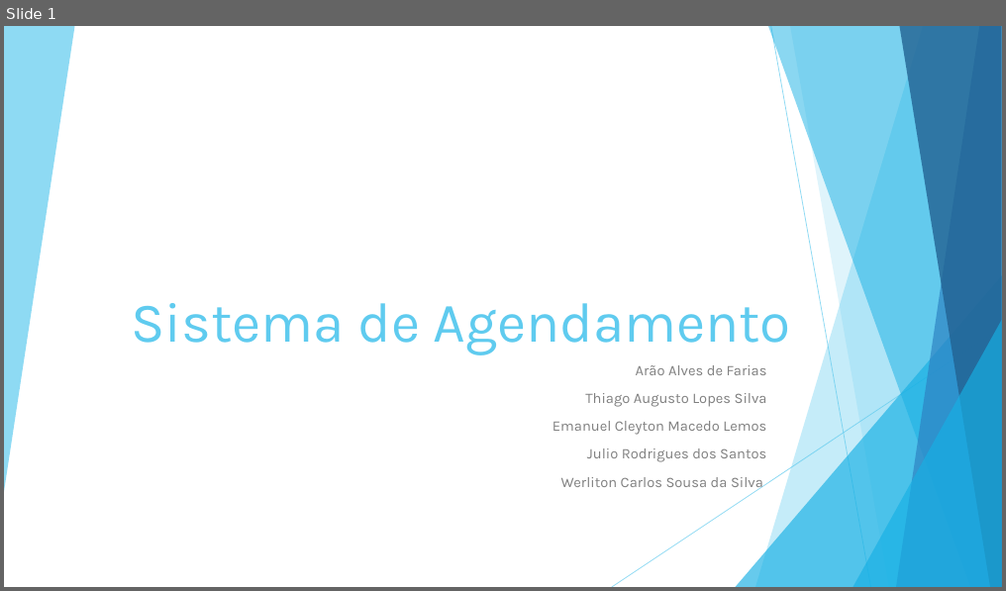
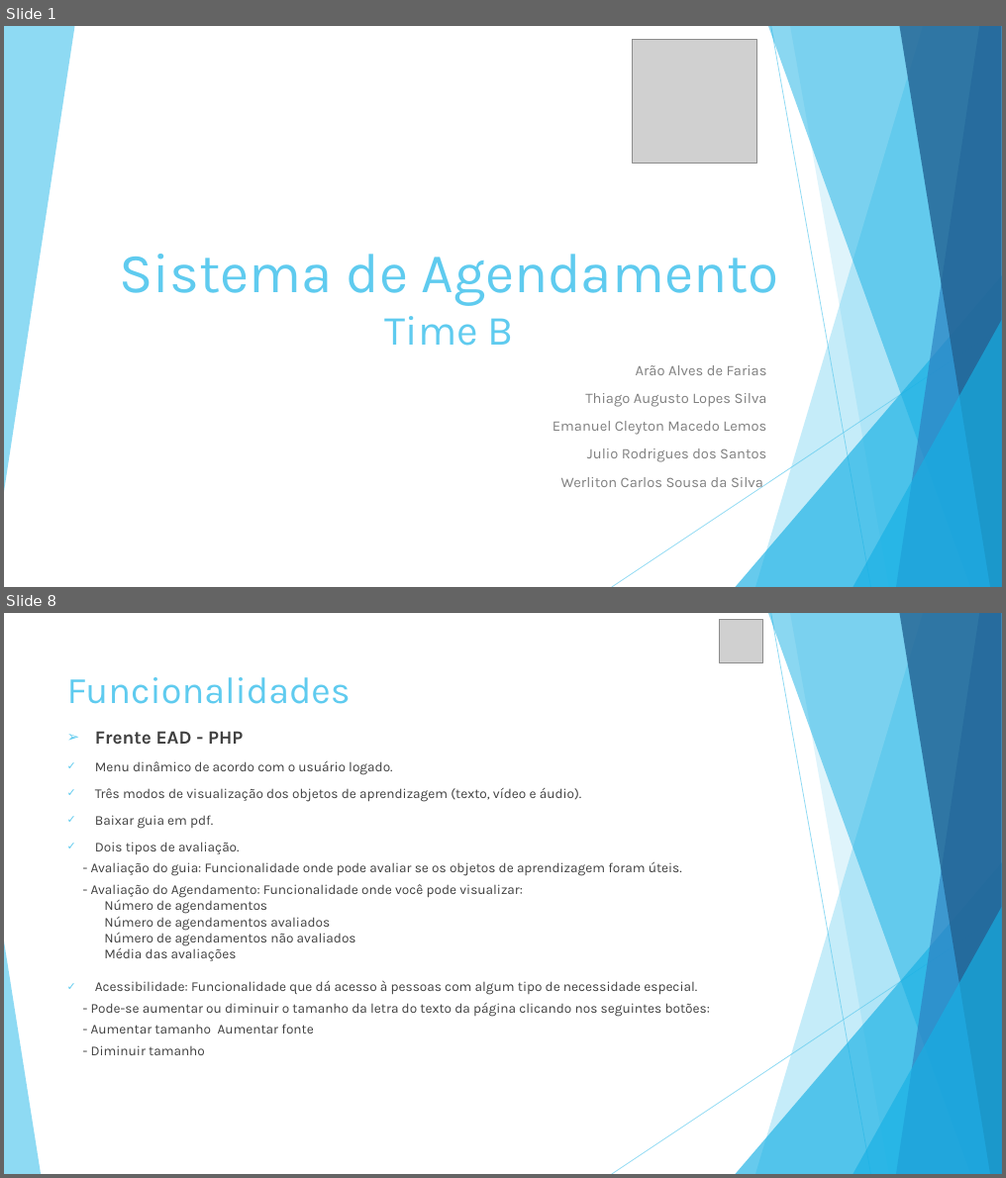
Before and after one commit to julioxrs/PROVA-TIME-B, a slide deck: Documentação/Apresentação/Sistema de Agendamento.pptx. Shown one above the other, each under a label of ours: slide 1 before the commit, slides 1 and 8 after it; the slides between them are not shown. The pictures are 1006x591 and 1006x1178 pixels, drawn with LibreOffice and Linux fonts; fonts in the diff are those of the drawing; grey boxes stand for pictures. Boxes give left, top, right and bottom in pixels: in the first picture for what was removed or moved away, otherwise in the second. Text is boxed around its words. In the diff, an @@ line names an element or a change of style, - is before the commit and + after.

```diff
--- a/Documentação/Apresentação/Sistema de Agendamento.pptx
+++ b/Documentação/Apresentação/Sistema de Agendamento.pptx
@@ slide 8 added at bbox=[4, 613, 1002, 1174], background #FFFFFF; not listed: 9 template elements that a slide beside it also shows @@
@@ picture added at bbox=[720, 620, 763, 663] @@
@@ title added at bbox=[67, 677, 350, 704], 36 pt, text #5FCBEF @@
+Funcionalidades
@@ text added at bbox=[91, 731, 710, 1056], 13 pt, text #404040 @@
+➢ Frente EAD - PHP
+✓ Menu dinâmico de acordo com o usuário logado.
+✓ Três modos de visualização dos objetos de aprendizagem (texto, vídeo e áudio).
+✓ Baixar guia em pdf.
+✓ Dois tipos de avaliação.
+- Avaliação do guia: Funcionalidade onde pode avaliar se os objetos de aprendizagem foram úteis.
+- Avaliação do Agendamento: Funcionalidade onde você pode visualizar:
+Número de agendamentos
+Número de agendamentos avaliados
+Número de agendamentos não avaliados
+Média das avaliações
+✓ Acessibilidade: Funcionalidade que dá acesso à pessoas com algum tipo de necessidade especial.
+- Pode-se aumentar ou diminuir o tamanho da letra do texto da página clicando nos seguintes botões:
+- Aumentar tamanho Aumentar fonte
+- Diminuir tamanho
@@ triangle added at bbox=[4, 942, 41, 1174], fill #5FCBEF at 70% opacity @@
@@ slide 1 changed as well @@
@@ picture added at bbox=[633, 40, 757, 163] @@
@@ title at bbox=[120, 254, 779, 346]: text changed @@
-Sistema de Agendamento
+Sistema de Agendamento
+Time B
```
Also in this commit, not shown: 7 other slides added, 1 other file.
